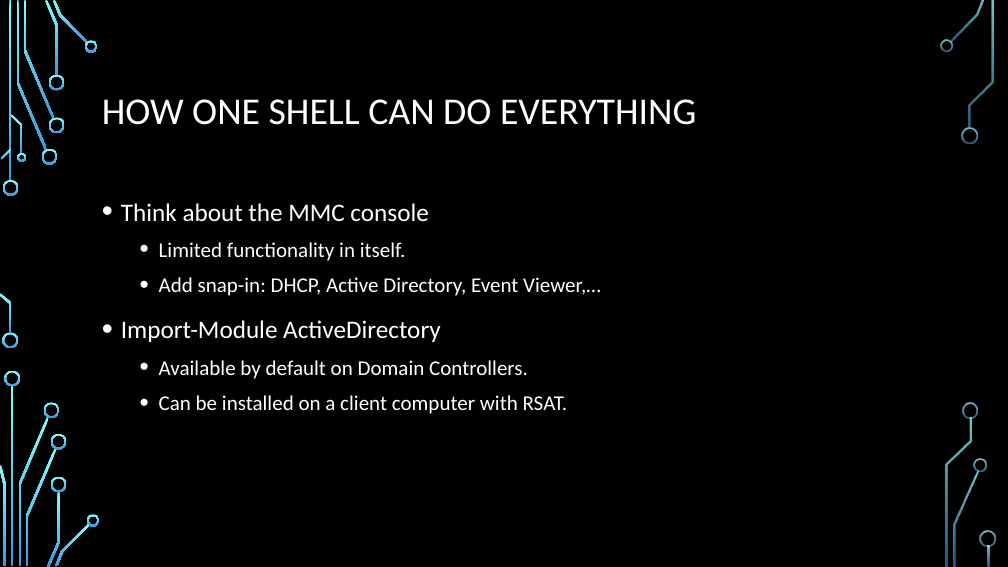
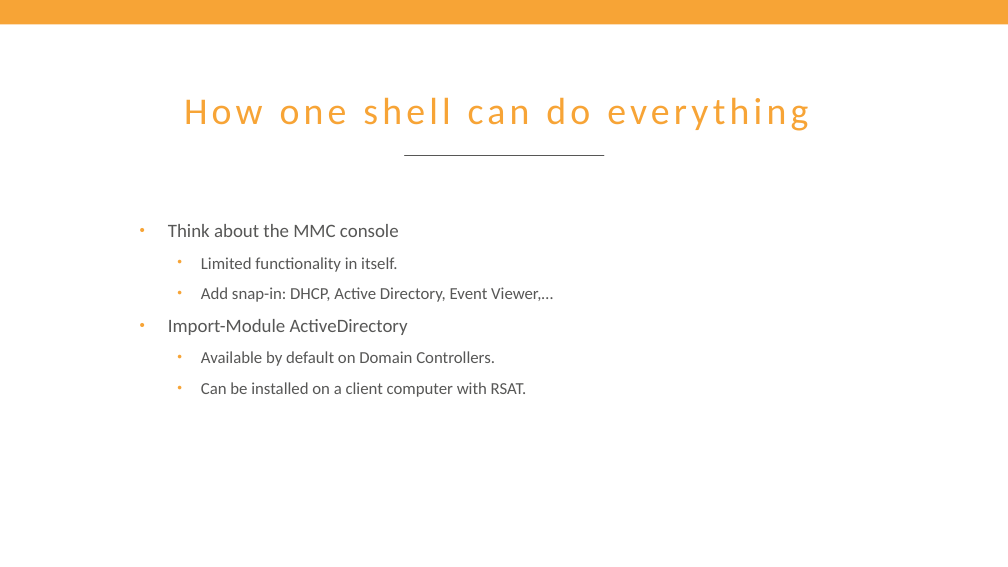
Before and after one commit to Matthias-vdE/Powershell-Course, a slide deck: slide 53 of 2019/Powershell course.pptx. Drawn at 1008x567 pixels with LibreOffice and Linux fonts; fonts in the diff are those of the drawing; background and template pictures are left out. Boxes give left, top, right and bottom in pixels: in the first picture for what was removed or moved away, otherwise in the second. Text is boxed around its words. In the diff, an @@ line names an element or a change of style, - is before the commit and + after.

Commit message:
Applied Axxes style

```diff
--- a/2019/Powershell course.pptx
+++ b/2019/Powershell course.pptx
@@ background picture (left out) to #FFFFFF @@
@@ rectangle added at bbox=[0, 0, 1008, 24], fill #F7A436 @@
@@ title at bbox=[184, 97, 808, 131]: text changed; text colour #FFFFFF to #F7A436 @@
-HOW ONE SHELL CAN DO EVERYTHING
+How one shell can do everything
@@ line added from (405, 156) to (604, 156), #575756 0.75 pt @@
@@ text "Think about the MMC console": place and size @@
-text "Think about the MMC console" at bbox=[121, 203, 601, 414]
+text "Think about the MMC console" at bbox=[168, 224, 553, 397]
@@ text "Think about the MMC console" at bbox=[168, 224, 553, 397]: size 24 to 18 pt in "Think about the MMC console", "Import-Module ActiveDirectory"; text colour #FFFFFF to #575756; size 20 to 16 pt in "Limited functionality in itself.", "Add snap-in: DHCP, Active Directory, Event Viewer,…", "Available by default on Domain Controllers.", "Can be installed on a client computer ..."; indent changed; line spacing 1.2 to 1; more space between paragraphs @@
@@ group removed at bbox=[0, 0, 996, 567]: 33 freeform shapes, 3 rectangles @@
```
Also in this commit, not shown: 169 other slides changed.
